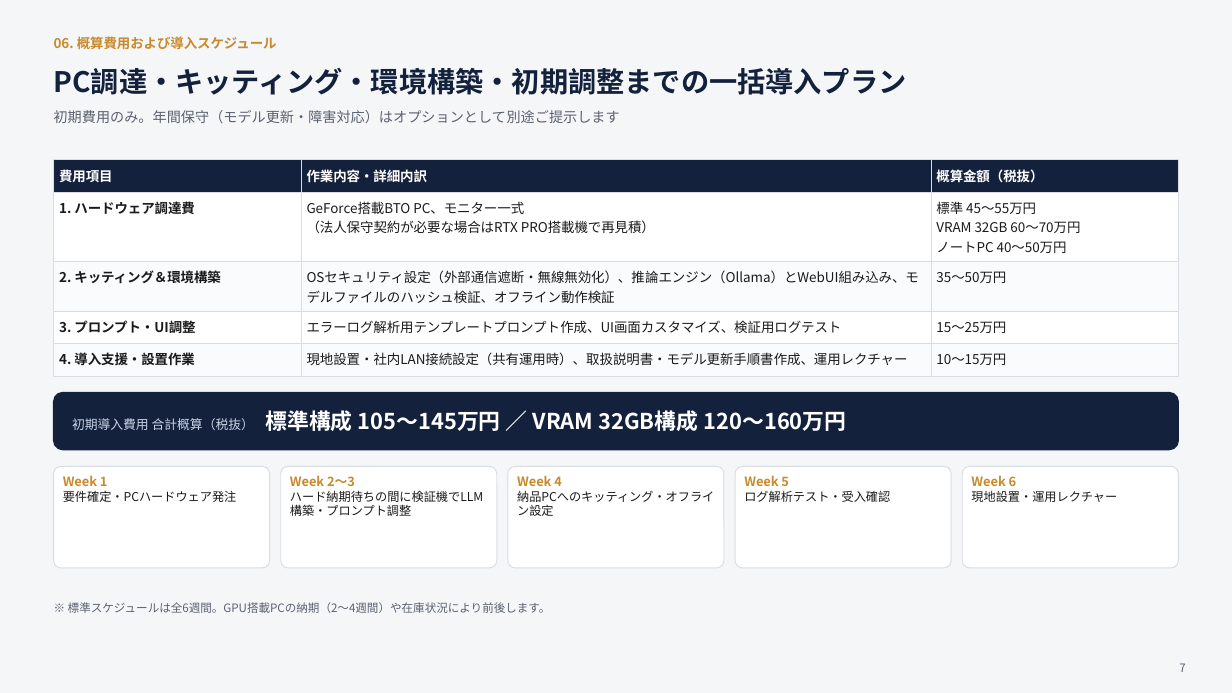
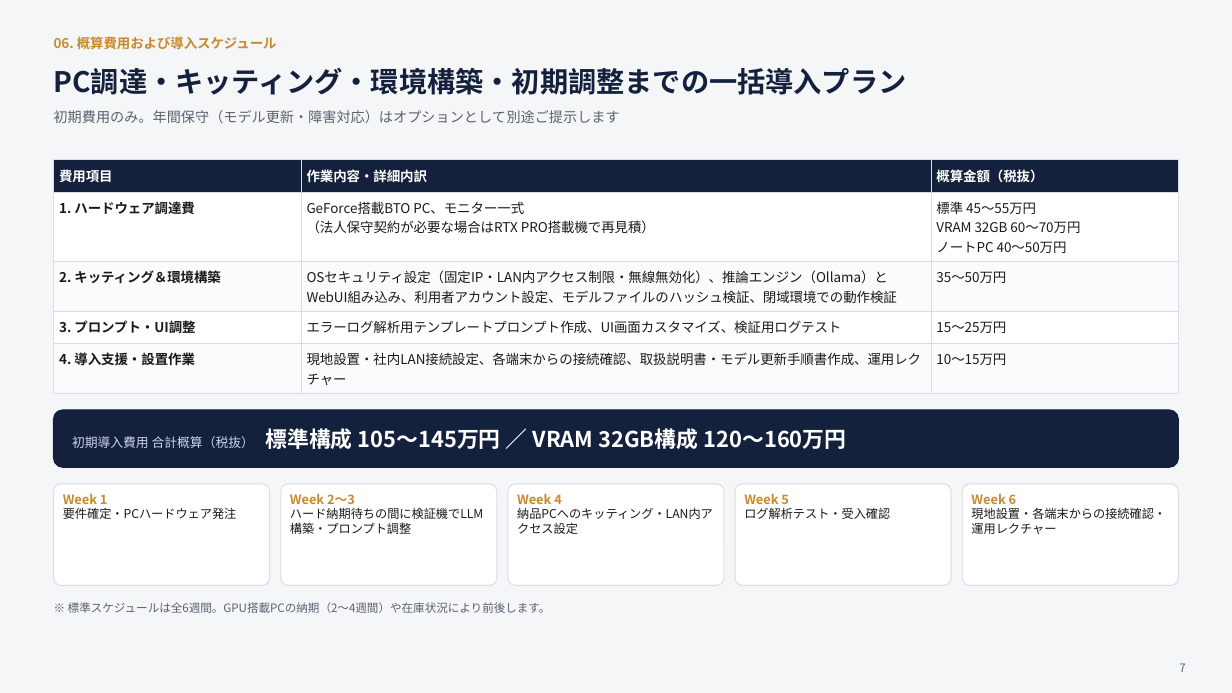
Before and after one commit to EN-Office/EN-Office, a slide deck: slide 7 of docs/proposal/local_llm_proposal_v3.pptx. Drawn at 1232x693 pixels with LibreOffice and Linux fonts; fonts in the diff are those of the drawing. Boxes give left, top, right and bottom in pixels: in the first picture for what was removed or moved away, otherwise in the second. Text is boxed around its words. In the diff, an @@ line names an element or a change of style, - is before the commit and + after.

```diff
--- a/docs/proposal/local_llm_proposal_v3.pptx
+++ b/docs/proposal/local_llm_proposal_v3.pptx
@@ table at [54, 159, 1179, 389] @@
-row 3, column 2: OSセキュリティ設定（外部通信遮断・無線無効化）、推論エンジン（Ollama）とWebUI組み込み、モデルファイルのハッシュ検証、オフライン動作検証
+row 3, column 2: OSセキュリティ設定（固定IP・LAN内アクセス制限・無線無効化）、推論エンジン（Ollama）とWebUI組み込み、利用者アカウント設定、モデルファイルのハッシュ検証、閉域環境での動作検証
-row 5, column 2: 現地設置・社内LAN接続設定（共有運用時）、取扱説明書・モデル更新手順書作成、運用レクチャー
+row 5, column 2: 現地設置・社内LAN接続設定、各端末からの接続確認、取扱説明書・モデル更新手順書作成、運用レクチャー
@@ 6 rounded rectangles, 1 text: place and size @@
-6 rounded rectangles, 1 text at [54, 393, 1178, 568]
+6 rounded rectangles, 1 text at [54, 410, 1178, 586]
@@ 5 texts: place and size @@
-5 texts at [63, 475, 1117, 516]
+5 texts at [63, 493, 1166, 534]
@@ text at [517, 507, 713, 523]: text changed @@
-納品PCへのキッティング・オフライン設定
+納品PCへのキッティング・LAN内アクセス設定
@@ text at [971, 507, 1166, 534]: text changed @@
-現地設置・運用レクチャー
+現地設置・各端末からの接続確認・運用レクチャー
```
Also in this commit, not shown: 6 other slides changed, 2 other files.
